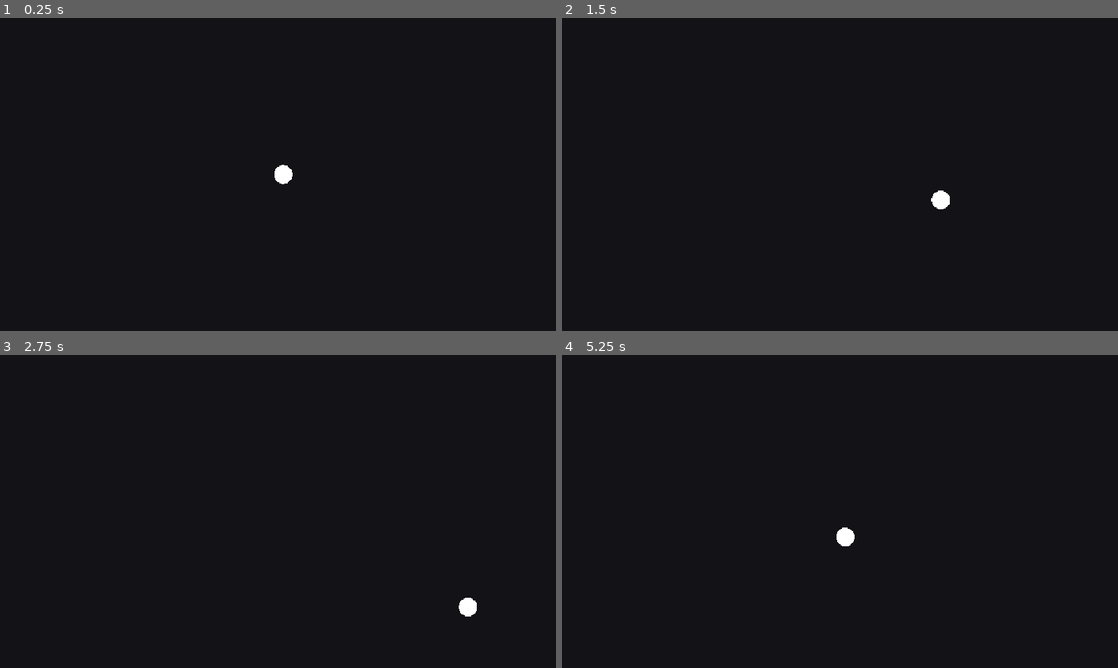
Above: before the commit, frames 1-4 (two rows, left to right).
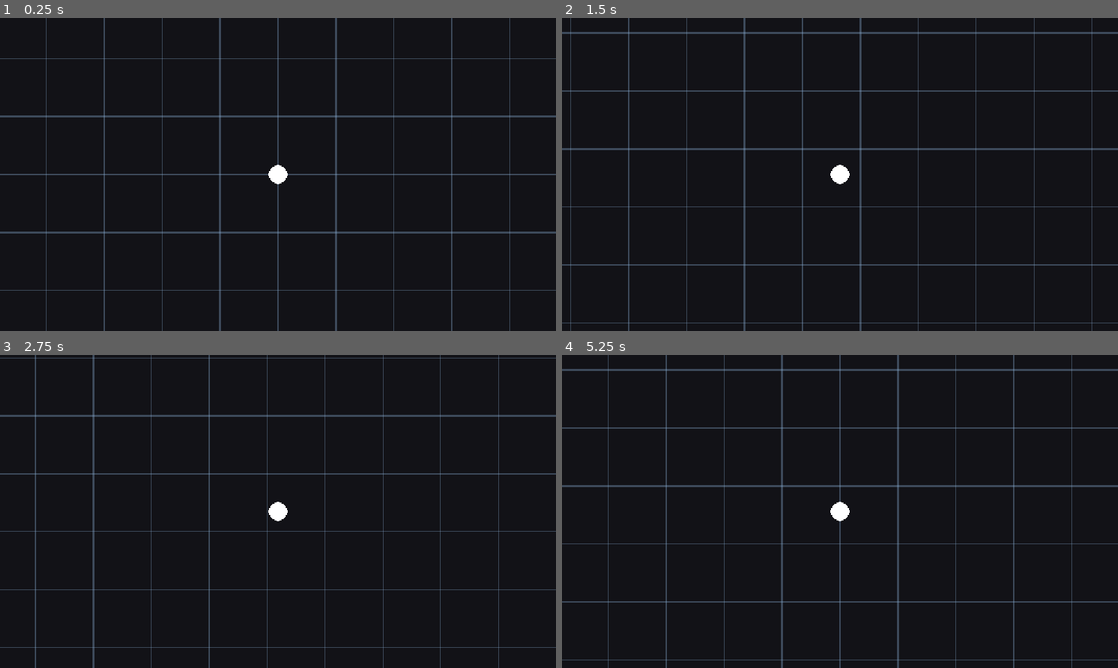
Above: after the commit, the same moments.

Repository: it-for-survivor/shape-survivor-for-hands-on
Game: Godot game, scene res://scenes/Main.tscn
The game is run twice, just before and just after one commit, with the same random seed, the same clock (stepped at 60 frames per second) and the same inputs.
Inputs:
- Up to frame 1 (0.25 s): no input
- Up to frame 2 (1.5 s): tap Enter at 0.5 s; hold D (move_right) 0.53-1.28 s; hold S (move_down) from 1.28 s (still down)
- Up to frame 3 (2.75 s): release S (move_down) at 2.03 s; hold D (move_right) from 2.03 s (still down)
- Up to frame 4 (5.25 s): release D (move_right) at 2.78 s; hold W (move_up) 2.78-3.53 s; hold A (move_left) 3.53-5.03 s; hold S (move_down) from 5.03 s (still down)

The runs differ from the first frame. In frame 1, 4.3% of the frame differs, in the area x 0-100%, y 0-100%; in frame 2, 4.9%; in frame 3, 3.9%; in frame 4, 4.9%.

Commit message:
add chapter-03

Diff:
--- a/hands-on/shape-survivor/project.godot
+++ b/hands-on/shape-survivor/project.godot
@@ -14,6 +14,10 @@
 run/main_scene="uid://didpau20hhvha"
 config/features=PackedStringArray("4.7", "GL Compatibility")
 config/icon="res://icon.svg"
+
+[autoload]
+
+Game="*uid://cxdsrwuwtw7ve"
 
 [display]
 
--- a/hands-on/shape-survivor/scenes/Main.tscn
+++ b/hands-on/shape-survivor/scenes/Main.tscn
@@ -1,12 +1,12 @@
 [gd_scene format=3 uid="uid://didpau20hhvha"]
 
 [ext_resource type="PackedScene" uid="uid://b88y381luwmjd" path="res://scenes/Player.tscn" id="1_elqb8"]
+[ext_resource type="Script" uid="uid://ff836e6oe1q5" path="res://scripts/Background.gd" id="2_rvslj"]
 
 [node name="Main" type="Node2D" unique_id=51858551]
 
-[node name="Background" type="ColorRect" parent="." unique_id=1996830326]
-offset_right = 960.0
-offset_bottom = 540.0
-color = Color(0.07058824, 0.07058824, 0.09019608, 1)
+[node name="Background" type="Node2D" parent="." unique_id=1511110419]
+script = ExtResource("2_rvslj")
 
 [node name="Player" parent="." unique_id=1022972633 instance=ExtResource("1_elqb8")]
+position = Vector2(1000, 1000)
--- a/hands-on/shape-survivor/scenes/Player.tscn
+++ b/hands-on/shape-survivor/scenes/Player.tscn
@@ -11,3 +11,9 @@
 
 [node name="CollisionShape2D" type="CollisionShape2D" parent="." unique_id=2119739916]
 shape = SubResource("CircleShape2D_miwry")
+
+[node name="Camera2D" type="Camera2D" parent="." unique_id=73705996]
+limit_left = 0
+limit_top = 0
+limit_right = 2000
+limit_bottom = 2000
--- /dev/null
+++ b/hands-on/shape-survivor/scripts/Background.gd
@@ -0,0 +1,22 @@
+extends Node2D
+
+@export var cell_size: float = 100.0
+@export var base_color: Color = Color(0.07, 0.07, 0.09)
+@export var line_color: Color = Color(0.55, 0.7, 0.85, 0.35)
+
+func _ready() -> void:
+	queue_redraw()
+
+func _draw() -> void:
+	var size := Game.WORLD_SIZE
+	draw_rect(Rect2(Vector2.ZERO, size), base_color)
+
+	var x := 0.0
+	while x <= size.x:
+		draw_line(Vector2(x, 0.0), Vector2(x, size.y), line_color, 2.0)
+		x += cell_size
+
+	var y := 0.0
+	while y <= size.y:
+		draw_line(Vector2(0.0, y), Vector2(size.x, y), line_color, 2.0)
+		y += cell_size
--- /dev/null
+++ b/hands-on/shape-survivor/scripts/Game.gd
@@ -0,0 +1,3 @@
+extends Node
+
+const WORLD_SIZE := Vector2(2000, 2000)
--- a/hands-on/shape-survivor/scripts/Player.gd
+++ b/hands-on/shape-survivor/scripts/Player.gd
@@ -4,7 +4,7 @@
 @export var radius: float = 16.0
 
 func _ready() -> void:
-	# 見た目の半径(radius)と当たり判定の半径がズレないよう、コードから同期する
+	add_to_group("player")
 	($CollisionShape2D.shape as CircleShape2D).radius = radius
 
 func _draw() -> void:
@@ -14,3 +14,4 @@
 	var input_dir := Input.get_vector("move_left", "move_right", "move_up", "move_down")
 	velocity = input_dir * speed
 	move_and_slide()
+	position = position.clamp(Vector2.ZERO, Game.WORLD_SIZE)
Not shown, added: hands-on/shape-survivor/scripts/Background.gd.uid
Not shown, added: hands-on/shape-survivor/scripts/Game.gd.uid
